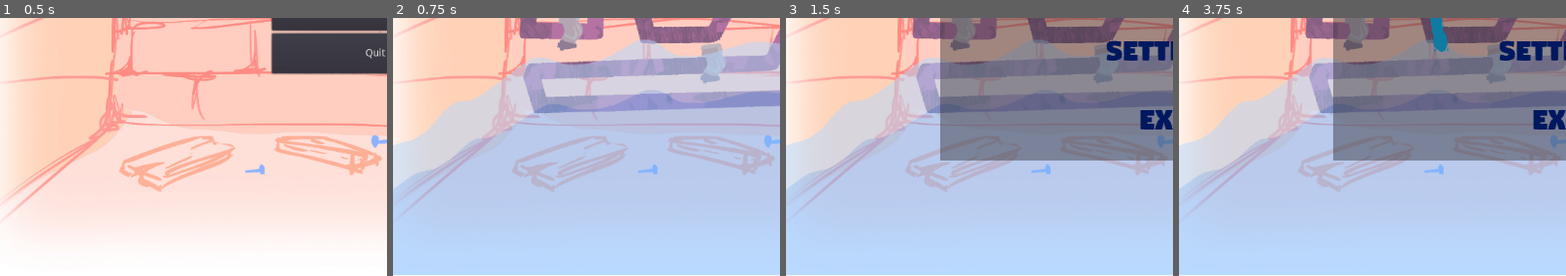
Above: before the commit, frames 1-4 (left to right).
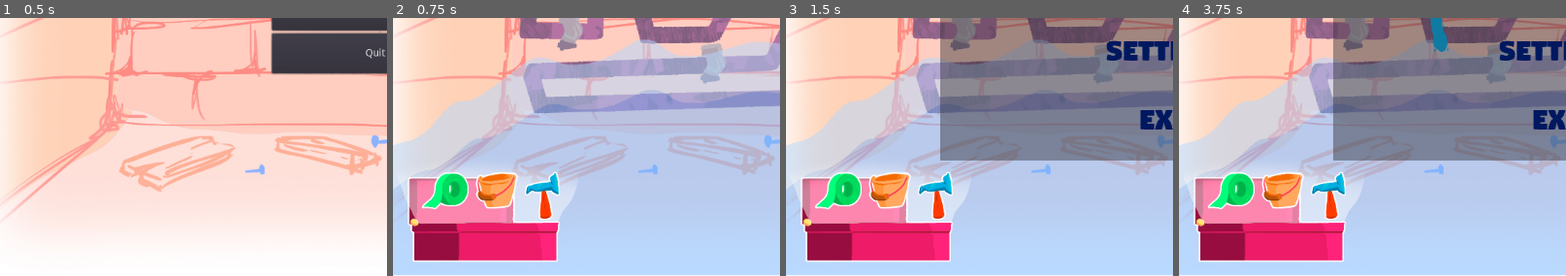
Above: after the commit, the same moments.

Repository: batomow/COMPILER
Game: Godot game, scene res://Main Scenes/MainMenu/MainMenu.tscn
Same seed, same stepped clock (60 frames per second), same inputs: the game is played once before the commit and once after it.
Inputs (mouse positions are % of the whole screen's width and height, from its top left):
- Up to frame 1 (0.5 s): no input
- Up to frame 2 (0.75 s): click "Play" at 0.5 s
- Up to frame 3 (1.5 s): click (4, 6) at 1.25 s
- Up to frame 4 (3.75 s): click (51, 43) at 2 s; click (4, 6) at 2.75 s; click (51, 43) at 3.5 s
The pictures show only the part of the screen within x 2-52%, y 50-100%; the shares and areas given below are measured in that part.

Frame 1 is identical in both runs. In frame 2, 13% of the frame differs, in the area x 2-48%, y 59-95%; in frame 3, 13%; in frame 4, 13%.
Error in both runs: Invalid get index 'game_states' (on base: 'Node2D (Game.tscn::1)').

Commit message:
Adds Toolbox 'my bad, forgot to change branch'

Diff:
--- a/Main Scenes/Game/Game.tscn
+++ b/Main Scenes/Game/Game.tscn
@@ -6,6 +6,7 @@
 [ext_resource path="res://Main Scenes/Game/InGameMenu.tscn" type="PackedScene" id=4]
 [ext_resource path="res://Main Scenes/Game/RiskMeter.tscn" type="PackedScene" id=5]
 [ext_resource path="res://Main Scenes/Game/Valvula.tscn" type="PackedScene" id=6]
+[ext_resource path="res://Main Scenes/Game/Toolbox.tscn" type="PackedScene" id=7]
 
 [sub_resource type="GDScript" id=1]
 script/source = "extends Node2D
@@ -153,6 +154,8 @@
 
 [node name="Valvula" parent="." instance=ExtResource( 6 )]
 position = Vector2( 937.08, 628.769 )
+
+[node name="Toolbox" parent="." instance=ExtResource( 7 )]
 [connection signal="timeout" from="EarlyGame" to="." method="_on_EarlyGame_timeout"]
 [connection signal="timeout" from="MidGame" to="." method="_on_MidGame_timeout"]
 [connection signal="timeout" from="LateGame" to="." method="_on_LateGame_timeout"]
--- /dev/null
+++ b/Main Scenes/Game/Toolbox.tscn
@@ -0,0 +1,116 @@
+[gd_scene load_steps=6 format=2]
+
+[ext_resource path="res://Art/toolbox.png" type="Texture" id=1]
+[ext_resource path="res://Art/tape.png" type="Texture" id=2]
+[ext_resource path="res://Art/cubeta.png" type="Texture" id=3]
+[ext_resource path="res://Art/martillo.png" type="Texture" id=4]
+
+[sub_resource type="GDScript" id=1]
+script/source = "extends Control
+
+onready var Tape = $HBoxContainer/Tape
+onready var Cubeta = $HBoxContainer/Cubeta
+onready var Martillo = $HBoxContainer/Martillo
+onready var HBox = $HBoxContainer
+onready var Holder = $MouseHolder
+
+var _tape_flag := false
+var _cubeta_flag := false
+var _martillo_flag := false
+var _has_object := false
+
+func _process(delta):
+	if _tape_flag:
+		Tape.rect_position = (get_global_mouse_position() - Vector2(85, 67) * 0.4) * 2.5
+	elif _cubeta_flag:
+		Cubeta.rect_position = (get_global_mouse_position() - Vector2(85, 67) * 0.4) * 2.5
+	elif _martillo_flag:
+		Martillo.rect_position = (get_global_mouse_position() - Vector2(85, 67) * 0.4) * 2.5
+
+	if _has_object and Input.is_action_just_pressed(\"right_mouse_button\"):
+		if _tape_flag:
+			Holder.remove_child(Tape)
+			HBox.add_child(Tape)
+			_tape_flag = false
+			_has_object = false
+		elif _cubeta_flag:
+			Holder.remove_child(Cubeta)
+			HBox.add_child(Cubeta)
+			_cubeta_flag = false
+			_has_object = false
+		elif _martillo_flag:
+			Holder.remove_child(Martillo)
+			HBox.add_child(Martillo)
+			_martillo_flag = false
+			_has_object = false
+
+func _on_Tape_gui_input(event):
+	if event is InputEventMouseButton and !_has_object:
+		HBox.remove_child(Tape)
+		Holder.add_child(Tape)
+		_tape_flag = true
+		_has_object = true
+
+func _on_Cubeta_gui_input(event):
+	if event is InputEventMouseButton and !_has_object:
+		HBox.remove_child(Cubeta)
+		Holder.add_child(Cubeta)
+		_cubeta_flag = true
+		_has_object = true
+
+
+func _on_Martillo_gui_input(event):
+	if event is InputEventMouseButton and !_has_object:
+		HBox.remove_child(Martillo)
+		Holder.add_child(Martillo)
+		_martillo_flag = true
+		_has_object = true
+
+"
+
+[node name="Toolbox" type="Control"]
+anchor_right = 1.0
+anchor_bottom = 1.0
+rect_scale = Vector2( 0.4, 0.4 )
+script = SubResource( 1 )
+
+[node name="Caja" type="TextureRect" parent="."]
+margin_left = 47.6132
+margin_top = 1329.77
+margin_right = 711.613
+margin_bottom = 1752.77
+texture = ExtResource( 1 )
+
+[node name="HBoxContainer" type="HBoxContainer" parent="."]
+margin_left = 141.156
+margin_top = 1435.71
+margin_right = 628.156
+margin_bottom = 1607.71
+custom_constants/separation = 20
+
+[node name="Tape" type="TextureRect" parent="HBoxContainer"]
+margin_right = 169.0
+margin_bottom = 172.0
+texture = ExtResource( 2 )
+stretch_mode = 3
+
+[node name="Cubeta" type="TextureRect" parent="HBoxContainer"]
+margin_left = 189.0
+margin_right = 339.0
+margin_bottom = 172.0
+texture = ExtResource( 3 )
+stretch_mode = 3
+
+[node name="Martillo" type="TextureRect" parent="HBoxContainer"]
+margin_left = 359.0
+margin_right = 487.0
+margin_bottom = 172.0
+texture = ExtResource( 4 )
+stretch_mode = 3
+
+[node name="MouseHolder" type="Control" parent="."]
+margin_right = 40.0
+margin_bottom = 40.0
+[connection signal="gui_input" from="HBoxContainer/Tape" to="." method="_on_Tape_gui_input"]
+[connection signal="gui_input" from="HBoxContainer/Cubeta" to="." method="_on_Cubeta_gui_input"]
+[connection signal="gui_input" from="HBoxContainer/Martillo" to="." method="_on_Martillo_gui_input"]
--- a/Main Scenes/Global/GameManager.tscn
+++ b/Main Scenes/Global/GameManager.tscn
@@ -24,7 +24,6 @@
 
 func _process(delta):
 	flood_level = clamp(flood_level + (big_leaks * BIG_LEAK + small_leaks * SMALL_LEAK - emptying_velocity * EMPTYING_AMOUNT) * delta, 0, INF)
-	print(flood_level)
 
 func change_to_small_leak():
 	big_leaks -= 1
--- a/project.godot
+++ b/project.godot
@@ -100,6 +100,11 @@
 "events": [ Object(InputEventMouseButton,"resource_local_to_scene":false,"resource_name":"","device":0,"alt":false,"shi …(212 unchanged characters)…
  ]
 }
+right_mouse_button={
+"deadzone": 0.5,
+"events": [ Object(InputEventMouseButton,"resource_local_to_scene":false,"resource_name":"","device":0,"alt":false,"shift":false,"control":false,"meta":false,"command":false,"button_mask":0,"position":Vector2( 0, 0 ),"global_position":Vector2( 0, 0 ),"factor":1.0,"button_index":2,"pressed":false,"doubleclick":false,"script":null)
+ ]
+}
 
 [rendering]
 
Binary file added: Art/martillo.png
Not shown, added: Art/martillo.png.import
Binary file added: Art/tape.png
Not shown, added: Art/tape.png.import
Not shown: 1 places in Main Scenes/Game/Game.tscn that only renumber resources
